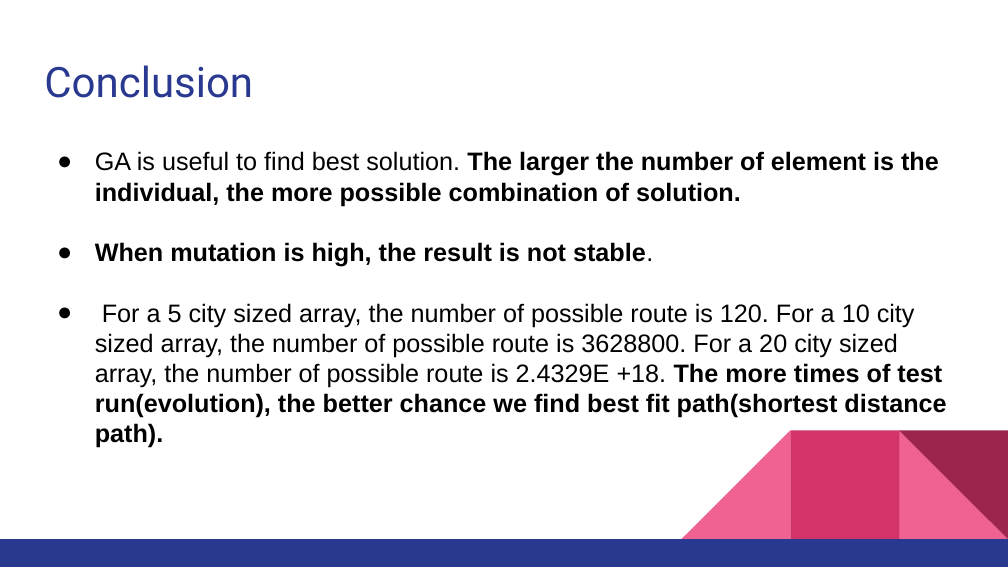
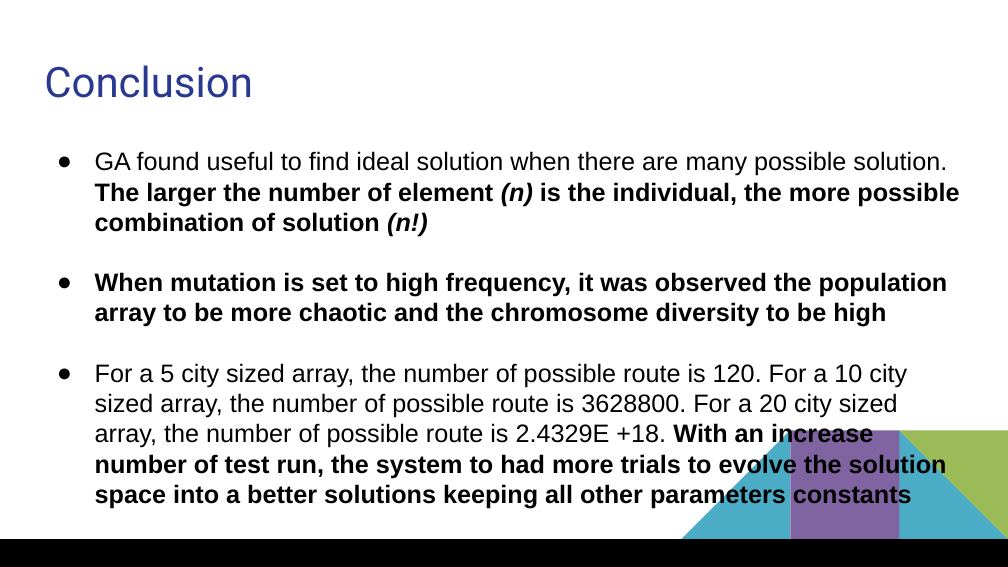
Before and after one commit to FatCache/INFO6205-527-Genetic_Algorithm, a slide deck: slide 8 of Report.pptx. Drawn at 1008x567 pixels with LibreOffice and Linux fonts; fonts in the diff are those of the drawing. Boxes give left, top, right and bottom in pixels: in the first picture for what was removed or moved away, otherwise in the second. Text is boxed around its words. In the diff, an @@ line names an element or a change of style, - is before the commit and + after.

```diff
--- a/Report.pptx
+++ b/Report.pptx
@@ text at bbox=[95, 151, 959, 509]: text changed @@
-● GA is useful to find best solution. The larger the number of element is the individual, the more possible combination of solution.
-● When mutation is high, the result is not stable.
-● For a 5 city sized array, the number of possible route is 120. For a 10 city sized array, the number of possible route is 3628800. For a 20 city sized array, the number of possible route is 2.4329E +18. The more times of test run(evolution), the better chance we find best fit path(shortest distance path).
+● GA found useful to find ideal solution when there are many possible solution. The larger the number of element (n) is the individual, the more possible combination of solution (n!)
+● When mutation is set to high frequency, it was observed the population array to be more chaotic and the chromosome diversity to be high
+● For a 5 city sized array, the number of possible route is 120. For a 10 city sized array, the number of possible route is 3628800. For a 20 city sized array, the number of possible route is 2.4329E +18. With an increase number of test run, the system to had more trials to evolve the solution space into a better solutions keeping all other parameters constants
@@ right triangle at bbox=[681, 430, 790, 539]: fill #F06292 to #4BACC6 @@
@@ rectangle at bbox=[790, 430, 899, 539]: fill #D23369 to #8064A2 @@
@@ right triangle at bbox=[899, 430, 1008, 539]: fill #F06292 to #4BACC6 @@
@@ right triangle at bbox=[899, 430, 1008, 539]: fill #9C254D to #9BBB59 @@
@@ rectangle at bbox=[0, 539, 1008, 566]: fill #2A3990 to #000000 @@
```
Also in this commit, not shown: 9 other slides changed.
